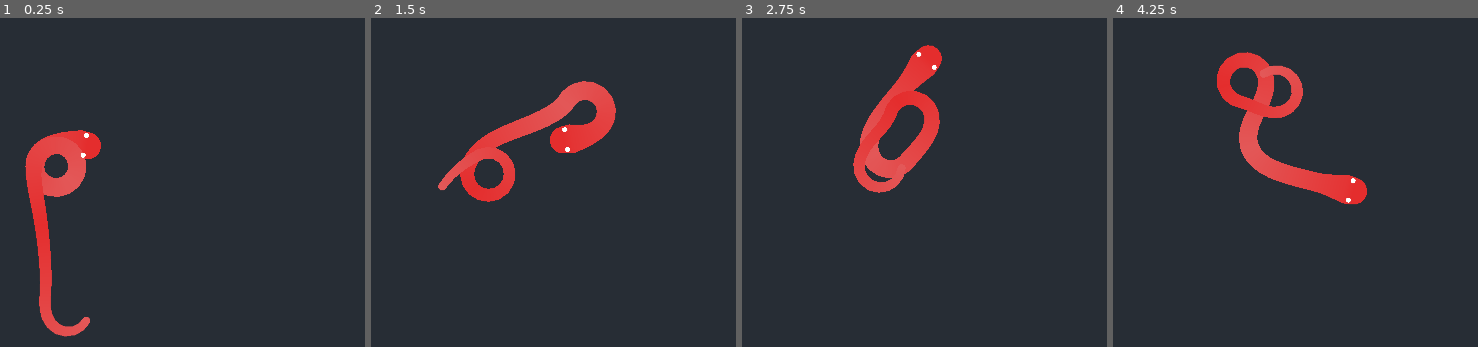
Above: before the commit, frames 1-4 (left to right).
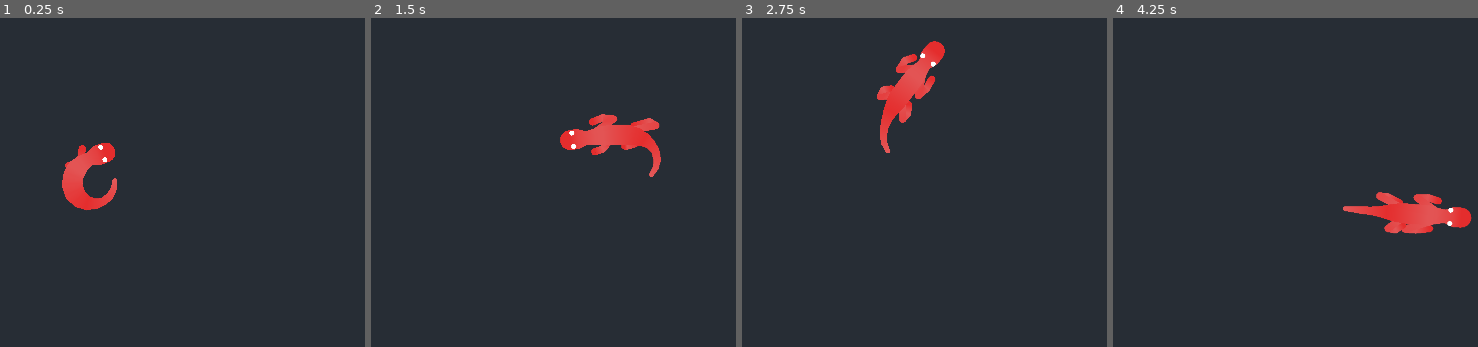
Above: after the commit, the same moments.

Repository: Dowsley/procedural-vivarium
Game: Godot game, scene res://src/game.tscn
Two runs of this game, one before a commit and one after it. Both use one fixed random seed, a clock stepped at 60 frames per second and the inputs below.
Inputs (mouse positions are in pixels of both pictures, inside the frame that each line leads up to):
- Up to frame 1 (0.25 s): no input
- Up to frame 2 (1.5 s): move the mouse to (659, 126) at 0.52 s; press the mouse at (659, 126) at 0.53 s; move the mouse to (outside the picture) at 1.27 s; release the mouse at (outside the picture) at 1.28 s; click (outside the picture) at 1.35 s
- Up to frame 3 (2.75 s): move the mouse to (935, 50) at 2.02 s; press the mouse at (935, 50) at 2.03 s
- Up to frame 4 (4.25 s): move the mouse to (1186, 238) at 2.77 s; release the mouse at (1186, 238) at 2.78 s; click (1186, 238) at 2.85 s; move the mouse to (1467, 218) at 3.52 s; press the mouse at (1467, 218) at 3.53 s

The runs differ from the first frame. In frame 1, 4.8% of the frame differs, in the area x 6-33%, y 34-97%; in frame 2, 5.8%; in frame 3, 4.2%; in frame 4, 7.7%, in the area x 28-99%, y 10-66%.

Commit message:
Derpy legs

Diff:
--- a/src/chain.gd
+++ b/src/chain.gd
@@ -13,7 +13,7 @@
 var angles: Array[float]
 
 
-func initialize(joint_count: int, link_size: int, angle_constraint: float) -> void:
+func initialize(joint_count: int, link_size: int, angle_constraint: float = TAU) -> void:
 	self.joint_count = joint_count
 	self.link_size = link_size
 	self.angle_constraint = angle_constraint
--- /dev/null
+++ b/src/creature.gd
@@ -0,0 +1,44 @@
+extends Node2D
+class_name Creature
+
+
+@onready var spine: Chain = $Spine
+@onready var left_eye: Node2D = $LeftEye
+@onready var right_eye: Node2D = $RightEye
+
+@export_category("Chain")
+@export var joint_count := 48
+@export var link_size := 64
+@export var angle_constraint := PI/8
+
+@export_category("Behaviour and Appearance")
+@export var eye_size := 4
+@export var eye_color := Color.WHITE
+@export var move_speed := 100
+
+const CLOSE_ENOUGH_TO_MOUSE_RADIUS := 10
+var velocity: Vector2
+
+
+func update_velocity(delta: float, head_pos: Vector2) -> void:
+	var mouse_position: Vector2 = get_global_mouse_position()
+	var current_position: Vector2 = to_global(head_pos)
+	var direction: Vector2 = (mouse_position - current_position).normalized()
+	velocity = direction * move_speed * delta
+
+
+func compute_new_pos(head_pos: Vector2) -> Vector2:
+	return head_pos + velocity
+
+
+func should_stop(head_pos: Vector2) -> bool:
+	return abs(get_global_mouse_position().distance_to(to_global(head_pos))) <= CLOSE_ENOUGH_TO_MOUSE_RADIUS
+
+
+func update_eye_positions(head_pos: Vector2) -> void:
+	var angle := velocity.angle()
+	var offset := Vector2(link_size-2, 0).rotated(angle)
+
+	# Position the eyes relative to the head position
+	left_eye.position = head_pos + offset.rotated(deg_to_rad(90))
+	right_eye.position = head_pos + offset.rotated(deg_to_rad(-90))
--- a/src/game.tscn
+++ b/src/game.tscn
@@ -1,7 +1,7 @@
 [gd_scene load_steps=3 format=3 uid="uid://bif56bhg6uym3"]
 
-[ext_resource type="PackedScene" uid="uid://cbr76dv68oqtt" path="res://src/snake.tscn" id="1_i28ue"]
 [ext_resource type="Script" path="res://src/game.gd" id="1_keh2g"]
+[ext_resource type="PackedScene" uid="uid://m16gun5gv8mc" path="res://src/lizard.tscn" id="2_0mgcl"]
 
 [node name="Game" type="Node2D"]
 script = ExtResource("1_keh2g")
@@ -10,5 +10,5 @@
 position = Vector2(951, 544)
 zoom = Vector2(2, 2)
 
-[node name="Snake" parent="." instance=ExtResource("1_i28ue")]
-position = Vector2(871, 531)
+[node name="Lizard" parent="." instance=ExtResource("2_0mgcl")]
+position = Vector2(904, 560)
--- /dev/null
+++ b/src/lizard.gd
@@ -0,0 +1,76 @@
+extends Creature
+class_name Lizard
+
+
+@onready var arms: Array[Chain] = [
+	$Arm1,
+	$Arm2,
+	$Arm3,
+	$Arm4,
+]
+var arms_desired: Array[Vector2] = []
+
+
+func _ready() -> void:
+	spine.initialize(joint_count, link_size, angle_constraint)
+	left_eye.initialize(eye_size, eye_color)
+	right_eye.initialize(eye_size, eye_color)
+
+	arms_desired.resize(4)
+	for i in range(4):
+		arms_desired[i] = Vector2.ZERO
+		var arm_length := (52 if i < 2 else 36) / 4
+		arms[i].initialize(3, arm_length)
+
+
+func _process(delta: float) -> void:
+	if Input.is_action_pressed("lmb_press"):
+		move_speed = 800
+	else:
+		move_speed = 200
+
+	var head_pos := spine.points[0]
+	if not should_stop(head_pos):
+		update_velocity(delta, head_pos)
+		spine.resolve(compute_new_pos(head_pos))
+		update_eye_positions(head_pos)
+
+	for i in range(arms.size()):
+		var side := 1 if i % 2 == 0 else -1
+		var body_index := 3 if i < 2 else 7
+		var angle := (PI / 4 if i < 2 else PI / 3)
+		var angle_offset := angle * side
+
+		var desired_pos := Vector2(
+			get_pos_x(body_index, angle_offset, 50),
+			get_pos_y(body_index, angle_offset, 50)
+		)
+
+		if desired_pos.distance_to(arms_desired[i]) > 100:
+			arms_desired[i] = desired_pos
+
+		var end_angle_offset := (PI / 2 * side)
+		var end_pos := Vector2(
+			get_pos_x(body_index, end_angle_offset, -5),
+			get_pos_y(body_index, end_angle_offset, -5)
+		)
+
+		arms[i].fabrik_resolve(
+			arms[i].points[0].lerp(arms_desired[i], 0.2),
+			end_pos
+		)
+	queue_redraw()
+
+
+#func _draw() -> void:
+	#for i in range(arms.size()):
+		## Debugging: Uncomment the lines below to visualize arm targets
+		#draw_line(arms[i].points[0], arms_desired[i], Color.GREEN, 2)  # Target position
+
+
+func get_pos_x(i: int, angle_offset: float, length_offset: float) -> float:
+	return spine.points[i].x + cos(spine.angles[i] + angle_offset) * (link_size + length_offset)
+
+
+func get_pos_y(i: int, angle_offset: float, length_offset: float) -> float:
+	return spine.points[i].y + sin(spine.angles[i] + angle_offset) * (link_size + length_offset)
--- /dev/null
+++ b/src/lizard.tscn
@@ -0,0 +1,96 @@
+[gd_scene load_steps=9 format=3 uid="uid://m16gun5gv8mc"]
+
+[ext_resource type="Script" path="res://src/lizard.gd" id="1_enrge"]
+[ext_resource type="PackedScene" uid="uid://roqrpsxgbc8g" path="res://src/chain.tscn" id="2_cfeyk"]
+[ext_resource type="Texture2D" uid="uid://iac4x6g7nxux" path="res://assets/square.png" id="3_4fejv"]
+[ext_resource type="PackedScene" uid="uid://vmvbp3nctl1h" path="res://src/eye.tscn" id="3_8jd32"]
+
+[sub_resource type="ShaderMaterial" id="ShaderMaterial_68ide"]
+
+[sub_resource type="Curve" id="Curve_d7wm7"]
+_data = [Vector2(0.351695, 0.43956), 0.0, 0.0, 0, 0]
+point_count = 1
+
+[sub_resource type="Gradient" id="Gradient_6a85d"]
+offsets = PackedFloat32Array(0, 0.307692, 0.647773, 1)
+colors = PackedColorArray(0.894118, 0.176471, 0.176471, 1, 0.890196, 0.345098, 0.345098, 1, 0.894118, 0.176471, 0.176471, 1, 0.890196, 0.345098, 0.345098, 1)
+
+[sub_resource type="Curve" id="Curve_71iv5"]
+_data = [Vector2(0.0324544, 0.602642), 0.0, 1.83805, 0, 0, Vector2(0.133249, 0.617647), 0.0, 0.0, 0, 0, Vector2(0.192893, 0.4), 0.0, 0.0, 0, 0, Vector2(0.350913, 0.602642), 0.0, 0.0, 0, 0, Vector2(0.517241, 0.607547), 0.0, 0.0, 0, 0, Vector2(0.805274, 0.244528), 0.0, 0.0, 0, 0, Vector2(0.997972, 0.141509), 0.0, 0.0, 0, 0]
+point_count = 7
+
+[node name="Lizard" type="Node2D"]
+script = ExtResource("1_enrge")
+joint_count = 14
+link_size = 10
+eye_size = 3
+move_speed = 150
+
+[node name="Arm1" parent="." instance=ExtResource("2_cfeyk")]
+material = SubResource("ShaderMaterial_68ide")
+width = 20.0
+width_curve = SubResource("Curve_d7wm7")
+default_color = Color(0.658824, 0.223529, 0.192157, 1)
+gradient = SubResource("Gradient_6a85d")
+texture = ExtResource("3_4fejv")
+texture_mode = 2
+joint_mode = 2
+begin_cap_mode = 2
+end_cap_mode = 2
+antialiased = true
+
+[node name="Arm2" parent="." instance=ExtResource("2_cfeyk")]
+material = SubResource("ShaderMaterial_68ide")
+width = 20.0
+width_curve = SubResource("Curve_d7wm7")
+default_color = Color(0.658824, 0.223529, 0.192157, 1)
+gradient = SubResource("Gradient_6a85d")
+texture = ExtResource("3_4fejv")
+texture_mode = 2
+joint_mode = 2
+begin_cap_mode = 2
+end_cap_mode = 2
+antialiased = true
+
+[node name="Arm3" parent="." instance=ExtResource("2_cfeyk")]
+material = SubResource("ShaderMaterial_68ide")
+width = 20.0
+width_curve = SubResource("Curve_d7wm7")
+default_color = Color(0.658824, 0.223529, 0.192157, 1)
+gradient = SubResource("Gradient_6a85d")
+texture = ExtResource("3_4fejv")
+texture_mode = 2
+joint_mode = 2
+begin_cap_mode = 2
+end_cap_mode = 2
+antialiased = true
+
+[node name="Arm4" parent="." instance=ExtResource("2_cfeyk")]
+material = SubResource("ShaderMaterial_68ide")
+width = 20.0
+width_curve = SubResource("Curve_d7wm7")
+default_color = Color(0.658824, 0.223529, 0.192157, 1)
+gradient = SubResource("Gradient_6a85d")
+texture = ExtResource("3_4fejv")
+texture_mode = 2
+joint_mode = 2
+begin_cap_mode = 2
+end_cap_mode = 2
+antialiased = true
+
+[node name="Spine" parent="." instance=ExtResource("2_cfeyk")]
+material = SubResource("ShaderMaterial_68ide")
+width = 40.0
+width_curve = SubResource("Curve_71iv5")
+default_color = Color(0.658824, 0.223529, 0.192157, 1)
+gradient = SubResource("Gradient_6a85d")
+texture = ExtResource("3_4fejv")
+texture_mode = 2
+joint_mode = 2
+begin_cap_mode = 2
+end_cap_mode = 2
+antialiased = true
+
+[node name="LeftEye" parent="." instance=ExtResource("3_8jd32")]
+
+[node name="RightEye" parent="." instance=ExtResource("3_8jd32")]
--- a/src/snake.gd
+++ b/src/snake.gd
@@ -1,23 +1,5 @@
-extends Node2D
+extends Creature
 class_name Snake
-
-@onready var spine: Chain = $Spine
-@onready var left_eye: Node2D = $LeftEye
-@onready var right_eye: Node2D = $RightEye
-
-@export_category("Chain Settings")
-@export var joint_count := 48
-@export var link_size := 64
-@export var angle_constraint := PI/8
-
-@export_category("Behaviour and Appearance")
-@export var eye_size := 4
-@export var eye_color := Color.WHITE
-@export var move_speed := 100
-
-const CLOSE_ENOUGH_TO_MOUSE_RADIUS := 10
-
-var velocity: Vector2
 
 
 func _ready() -> void:
@@ -30,31 +12,6 @@
 	var head_pos := spine.points[0]
 	if not should_stop(head_pos):
 		update_velocity(delta, head_pos)
-		var target_pos := compute_new_pos(head_pos)
-		spine.resolve(target_pos)
+		spine.resolve(compute_new_pos(head_pos))
 		update_eye_positions(head_pos)
 	queue_redraw()
-
-
-func update_velocity(delta: float, head_pos: Vector2) -> void:
-	var mouse_position: Vector2 = get_global_mouse_position()
-	var current_position: Vector2 = to_global(head_pos)
-	var direction: Vector2 = (mouse_position - current_position).normalized()
-	velocity = direction * move_speed * delta
-
-
-func compute_new_pos(head_pos: Vector2) -> Vector2:
-	return head_pos + velocity
-
-
-func should_stop(head_pos: Vector2) -> bool:
-	return abs(get_global_mouse_position().distance_to(to_global(head_pos))) <= CLOSE_ENOUGH_TO_MOUSE_RADIUS
-
-
-func update_eye_positions(head_pos: Vector2) -> void:
-	var angle := velocity.angle()
-	var offset := Vector2(link_size+2, 0).rotated(angle)
-
-	# Position the eyes relative to the head position
-	left_eye.position = head_pos + offset.rotated(deg_to_rad(90))
-	right_eye.position = head_pos + offset.rotated(deg_to_rad(-90))
--- a/src/snake.tscn
+++ b/src/snake.tscn
@@ -34,19 +34,6 @@
 end_cap_mode = 2
 antialiased = true
 
-[node name="Spine2" parent="." instance=ExtResource("3_taoyk")]
-material = SubResource("ShaderMaterial_8h3e5")
-width = 40.0
-width_curve = SubResource("Curve_u6o4h")
-default_color = Color(0.658824, 0.223529, 0.192157, 1)
-gradient = SubResource("Gradient_j5njn")
-texture = ExtResource("4_t4wbf")
-texture_mode = 2
-joint_mode = 2
-begin_cap_mode = 2
-end_cap_mode = 2
-antialiased = true
-
 [node name="LeftEye" parent="." instance=ExtResource("4_4aotf")]
 
 [node name="RightEye" parent="." instance=ExtResource("4_4aotf")]
